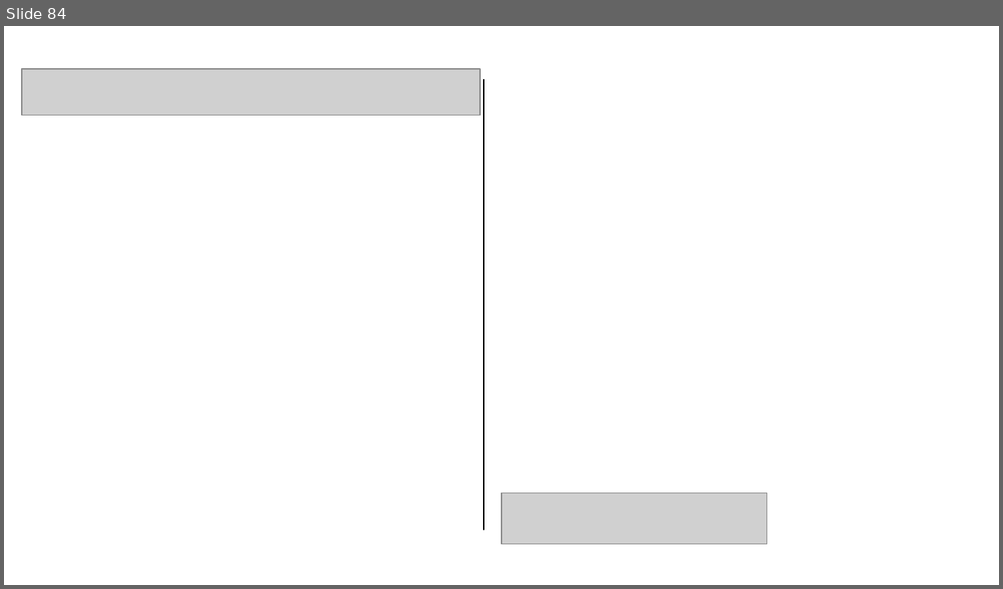
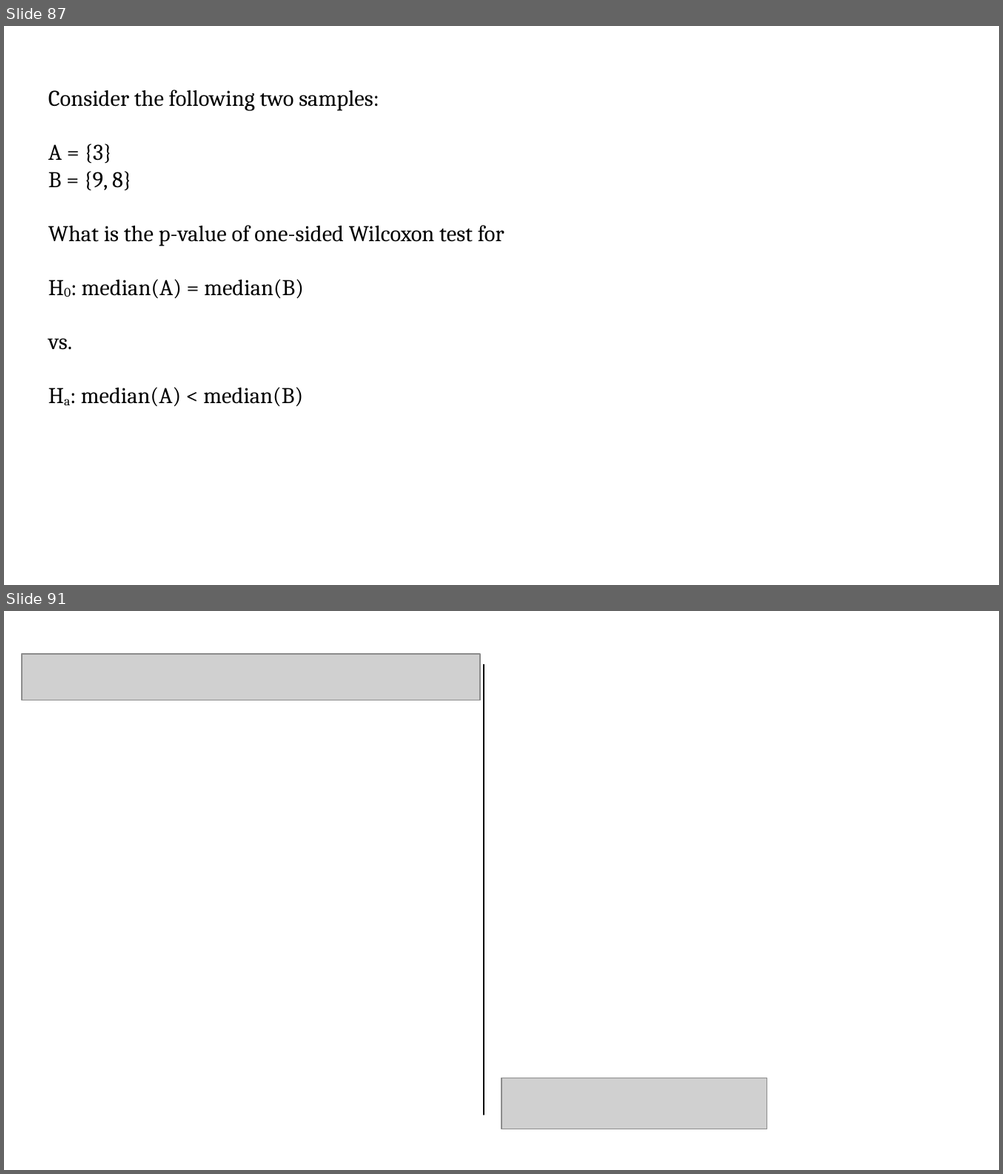
Before and after one commit to pvermees/geostats, a slide deck: slides/quizzes.odp. Shown one above the other, each under a label of ours: slide 84 before the commit, slides 87 and 91 after it; the slides between them are not shown. The pictures are 1003x589 and 1003x1174 pixels, drawn with LibreOffice and Linux fonts; fonts in the diff are those of the drawing; grey boxes stand for pictures. Boxes give left, top, right and bottom in pixels: in the first picture for what was removed or moved away, otherwise in the second. Text is boxed around its words. In the diff, an @@ line names an element or a change of style, - is before the commit and + after.

```diff
--- a/slides/quizzes.odp
+++ b/slides/quizzes.odp
@@ slide 87 added at <box>4,26,999,585</box>, background #FFFFFF @@
@@ text added at <box>48,90,504,407</box>, 18 pt, text #000000 @@
+Consider the following two samples:
+A = {3}
+B = {9, 8}
+What is the p-value of one-sided Wilcoxon test for
+H0: median(A) = median(B)
+vs.
+Ha: median(A) < median(B)
@@ what was slide 84 is now slide 91 @@
```
Also in this commit, not shown: 6 other slides added, 8 other files.
